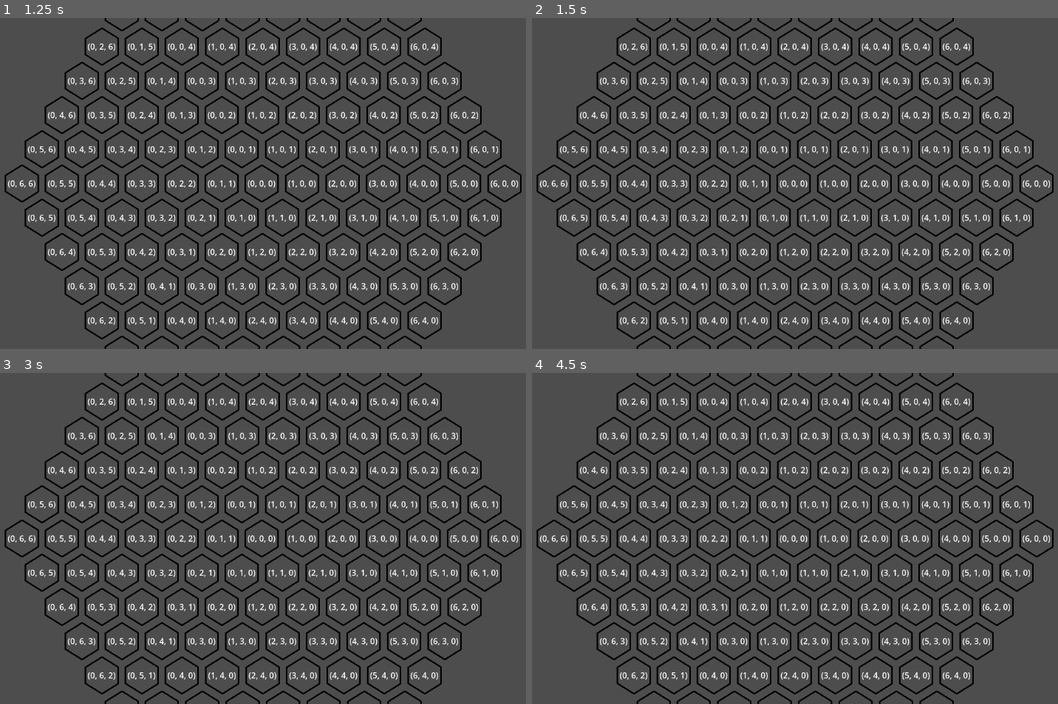
Above: before the commit, frames 1-4 (two rows, left to right).
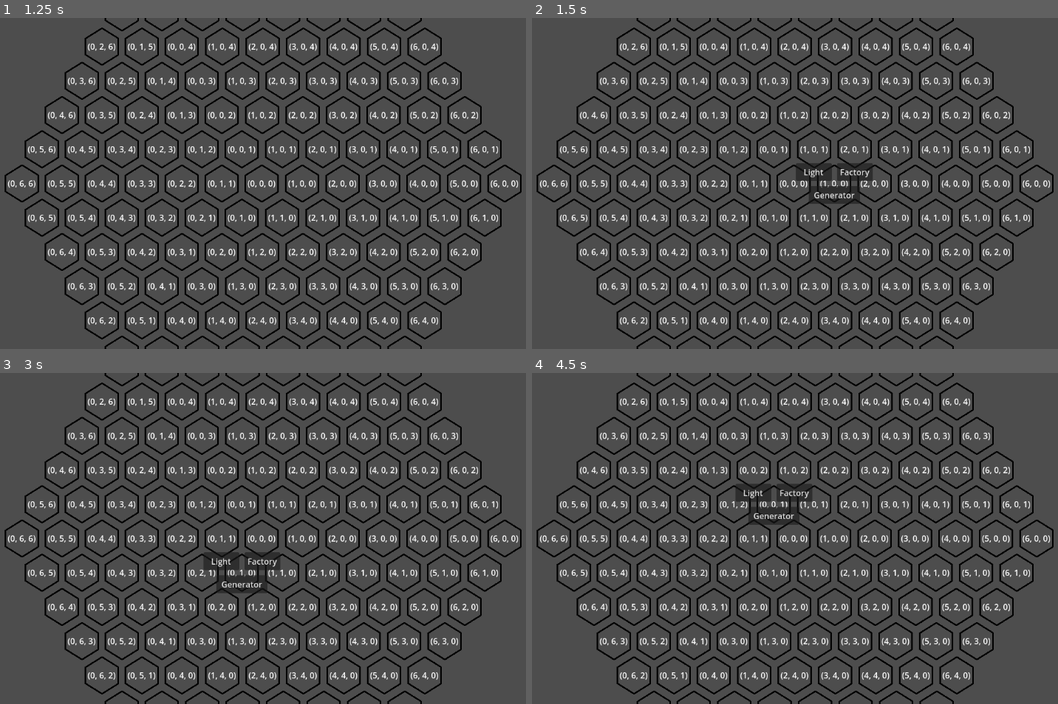
Above: after the commit, the same moments.

Repository: KlaimP/GameJam2.0
Game: Godot game, scene res://main.tscn
Same seed, same stepped clock (60 frames per second), same inputs: the game is played once before the commit and once after it.
Inputs (mouse positions are in pixels of both pictures, inside the frame that each line leads up to):
- Up to frame 1 (1.25 s): tap Enter at 0.5 s; press the mouse at (263, 183) at 0.53 s
- Up to frame 2 (1.5 s): tap Space at 1.25 s; move the mouse to (831, 183) at 1.27 s; release the mouse at (831, 183) at 1.28 s; click (831, 183) at 1.35 s
- Up to frame 3 (3 s): click (320, 528) at 2 s, where only the run after the commit has a clickable "Factory"; tap Enter at 2.75 s; move the mouse to (241, 571) at 2.77 s; press the mouse at (241, 571) at 2.78 s
- Up to frame 4 (4.5 s): release the mouse at (773, 571) at 3.5 s; click (752, 561) at 3.5 s, where only the run after the commit has a clickable "Light"; tap Space at 4.25 s; move the mouse to (773, 505) at 4.27 s; click (773, 505) at 4.35 s

Frame 1 is identical in both runs. In frame 2, 1.0% of the frame differs, in the area x 50-65%, y 43-57%; in frame 3, 1.0%; in frame 4, 1.0%.

Commit message:
взять названия

Diff:
--- a/map/map.gd
+++ b/map/map.gd
@@ -11,9 +11,7 @@
 
 @onready var tile: PackedScene = load("res://map/tile.tscn")
 
-var tiles: Dictionary = {
-
-}
+var tiles: Dictionary
 
 
 
@@ -36,6 +34,7 @@
 			set_tile(Vector3(i,k,0))
 			set_tile(Vector3(i,0,k))
 			set_tile(Vector3(0,i,k))
+	tiles[Vector3(0,0,0)].set_build(0)
 
 func set_tile(pos: Vector3):
 	var newTile = tile.instantiate()
--- a/map/tile.gd
+++ b/map/tile.gd
@@ -2,7 +2,7 @@
 
 @onready var buildScene: PackedScene = load("res://components/Build.tscn")
 
-var lightPower: int = 0
+var lightPower: int = 1
 var building: Build
 var dark
 
--- a/scripts/Build.gd
+++ b/scripts/Build.gd
@@ -17,6 +17,6 @@
 		Type.CASTLE:
 			add_child(castle.instantiate())
 		Type.FACTORY:
-			pass
+			add_child(factory.instantiate())
 		Type.LUMINAIRE:
 			add_child(light.instantiate())
